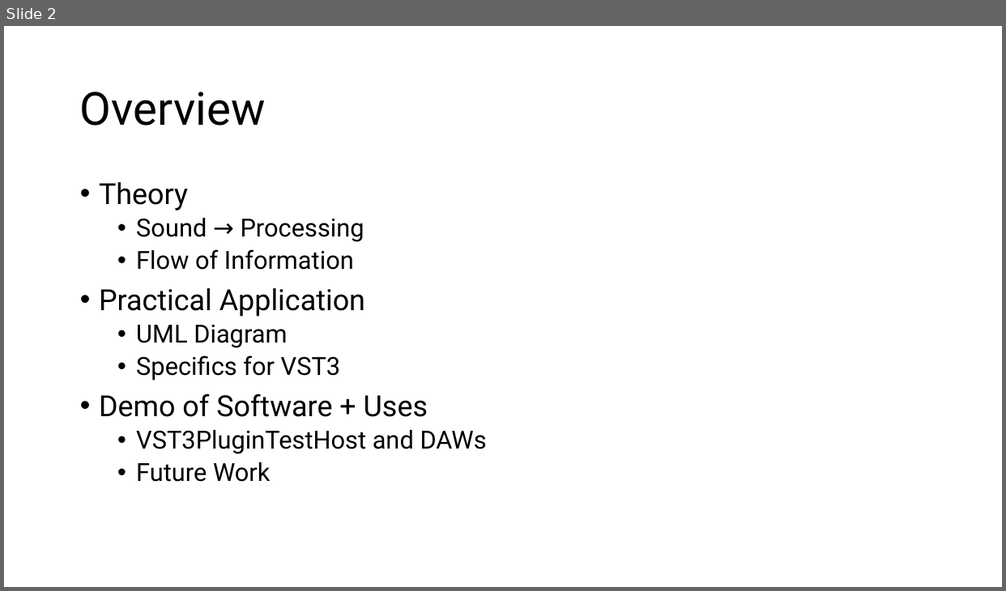
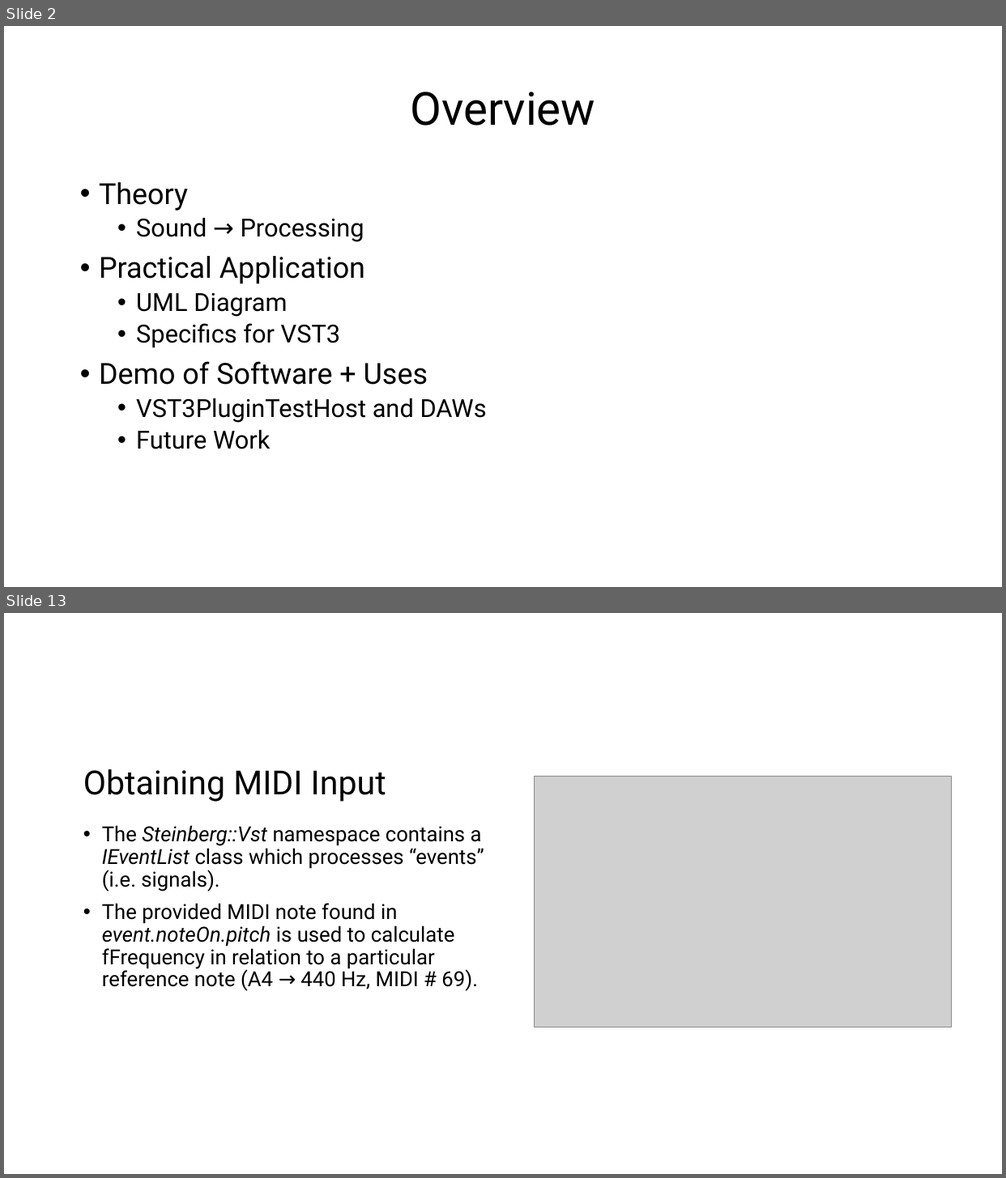
Before and after one commit to ShotgunApe/VST-Synth, a slide deck: docs/juniorIS-new.pptx. Shown one above the other, each under a label of ours: slide 2 before the commit, slides 2 and 13 after it; the slides between them are not shown. The pictures are 1006x591 and 1006x1178 pixels, drawn with LibreOffice and Linux fonts; fonts in the diff are those of the drawing; grey boxes stand for pictures. Boxes give left, top, right and bottom in pixels: in the first picture for what was removed or moved away, otherwise in the second. Text is boxed around its words. In the diff, an @@ line names an element or a change of style, - is before the commit and + after.

```diff
--- a/docs/juniorIS-new.pptx
+++ b/docs/juniorIS-new.pptx
@@ slide 13 added at (4,613,1002,1174), background #FFFFFF @@
@@ title added at (83,769,386,802), 32 pt, text #000000 @@
+Obtaining MIDI Input
@@ picture added at (534,776,952,1028) @@
@@ text added at (102,825,484,991), 20 pt, text #000000 @@
+• The Steinberg::Vst namespace contains a IEventList class which processes “events” (i.e. signals).
+• The provided MIDI note found in event.noteOn.pitch is used to calculate fFrequency in relation to a particular reference note (A4 → 440 Hz, MIDI # 69).
@@ slide 2 changed as well @@
@@ title "Overview" at (410,92,595,126): alignment left to centre @@
@@ text at (136,250,354,270): paragraph removed @@
-  • Flow of Information
```
Also in this commit, not shown: 1 other slide changed, 16 other slides added, 2 slides removed, 2 other files.
